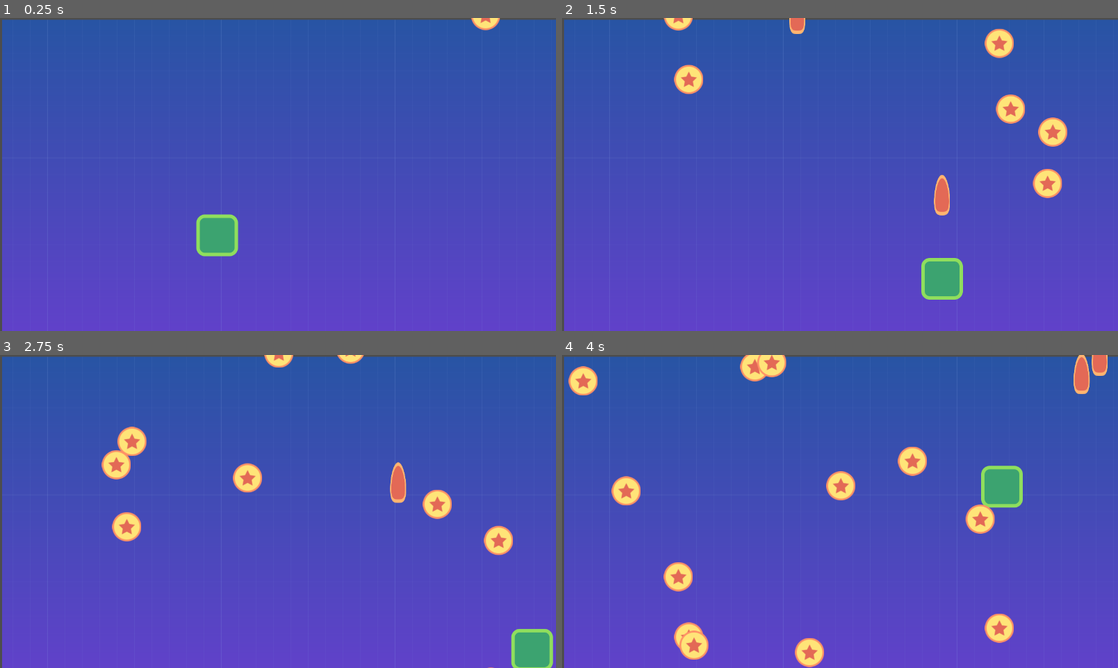
Above: before the commit, frames 1-4 (two rows, left to right).
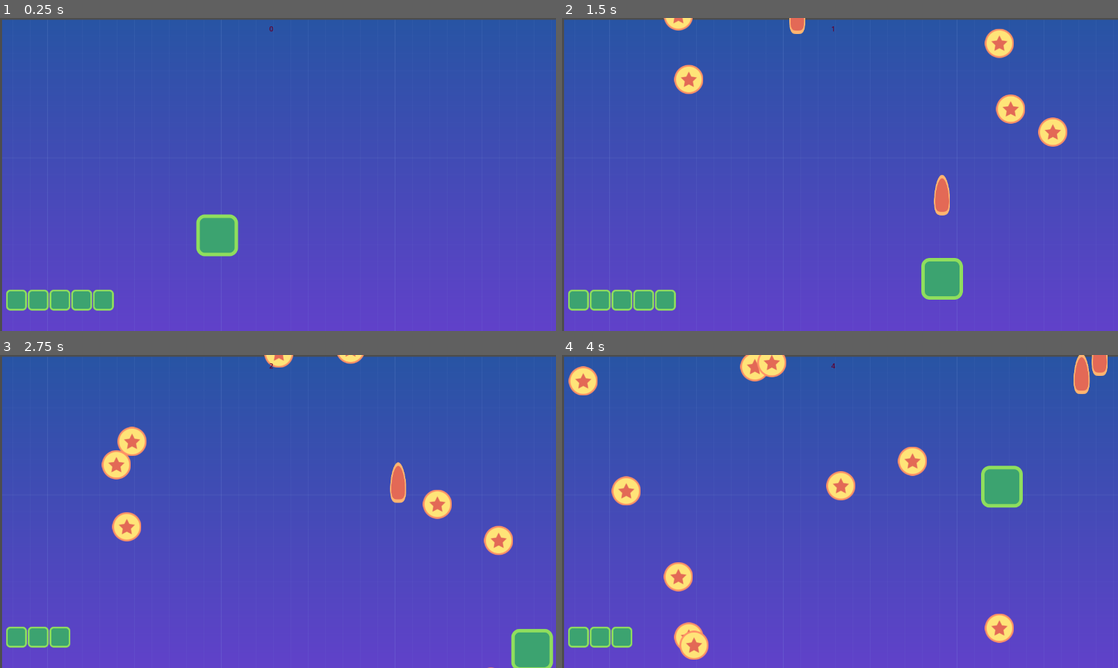
Above: after the commit, the same moments.

Repository: sjmjys954646/godot_practice
Game: Godot game, scene res://tscn/level.tscn
The game is run twice, just before and just after one commit, with the same random seed, the same clock (stepped at 60 frames per second) and the same inputs.
Inputs:
- Up to frame 1 (0.25 s): no input
- Up to frame 2 (1.5 s): hold Right (right) 0.53-1.28 s; tap Space (shoot) at 0.6, 1.35 s; hold Down (down) from 1.28 s (still down)
- Up to frame 3 (2.75 s): release Down (down) at 2.03 s; hold Right (right) from 2.03 s (still down); tap Space (shoot) at 2.1 s
- Up to frame 4 (4 s): release Right (right) at 2.78 s; hold Up (up) 2.78-3.53 s; tap Space (shoot) at 2.85, 3.6 s; hold Left (left) from 3.53 s (still down)

The runs differ from the first frame. In frame 1, 1.4% of the frame differs, in the area x 1-90%, y 0-94%; in frame 2, 1.7%, in the area x 1-90%, y 2-94%; in frame 3, 1.2%; in frame 4, 1.6%.

Commit message:
feat : finish toy project

Diff:
--- /dev/null
+++ b/global/global.gd
@@ -0,0 +1,3 @@
+extends Node
+
+var score := 0
--- a/project.godot
+++ b/project.godot
@@ -14,6 +14,10 @@
 run/main_scene="res://tscn/level.tscn"
 config/features=PackedStringArray("4.3", "Forward Plus")
 config/icon="res://icon.svg"
+
+[autoload]
+
+Global="*res://global/global.gd"
 
 [display]
 
@@ -52,3 +56,10 @@
 , Object(InputEventMouseButton,"resource_local_to_scene":false,"resource_name":"","device":-1,"window_id":0,"alt_presse …(244 unchanged characters)…
 ]
 }
+
+[layer_names]
+
+2d_physics/layer_1="Player"
+2d_physics/layer_2="Coin"
+2d_physics/layer_3="Wall"
+2d_physics/layer_4="Laser"
--- a/src/coin.gd
+++ b/src/coin.gd
@@ -2,10 +2,10 @@
 
 var speed
 
+signal collision
 # Called when the node enters the scene tree for the first time.
 func _ready() -> void:
 	var rng := RandomNumberGenerator.new()
-
 	var width = get_viewport().get_visible_rect().size[0]
 	var random_x = rng.randi_range(0, width)
 	var random_y = rng.randi_range(-150, -50)
@@ -18,5 +18,9 @@
 	position += Vector2(0, 1.0) * speed * delta
 
 
-#func _on_body_entered(body: Node2D) -> void:
-	#print(Node2D)
+func _on_body_entered(body: Node2D) -> void:
+	collision.emit()
+
+func _on_area_entered(area: Area2D) -> void:
+	area.queue_free()
+	queue_free()
--- /dev/null
+++ b/src/game_over.gd
@@ -0,0 +1,15 @@
+extends Control
+
+var level_scene : PackedScene = load("res://tscn/level.tscn")
+
+func _ready() :
+	$CenterContainer/VBoxContainer/Label2.text = "Score " + str(Global.score)
+
+# Called every frame. 'delta' is the elapsed time since the previous frame.
+func _process(_delta: float) -> void:
+	if Input.is_action_just_pressed("shoot") :
+		get_tree().change_scene_to_packed(level_scene)
+
+func _input(event) :
+	if event.is_action_just_pressed("shoot") :
+		get_tree().change_scene_to_packed(level_scene)
--- a/src/level.gd
+++ b/src/level.gd
@@ -3,9 +3,21 @@
 var coin_scene: PackedScene = load("res://tscn/coin.tscn")
 var laser_scene: PackedScene = load("res://tscn/laser.tscn")
 
+var health: int = 5
+
+func _ready() :
+	get_tree().call_group('UI', 'set_health', health)
+
 func _on_timer_timeout() -> void:
 	var coin = coin_scene.instantiate()
 	$Coins.add_child(coin)
+	coin.connect('collision', _on_coin_collision)
+
+func _on_coin_collision():
+	health -= 1
+	get_tree().call_group('UI', 'set_health', health)
+	if health <= 0 :
+		get_tree().change_scene_to_file("res://tscn/game_over.tscn")
 
 
 func _on_player_laser(pos) -> void:
--- /dev/null
+++ b/src/ui.gd
@@ -0,0 +1,19 @@
+extends CanvasLayer
+
+static var image = load("res://start-assets/player.png")
+var time_elapsed := 0
+
+func set_health(amount) :
+	for child in $HBoxContainer.get_children() :
+		child.queue_free()
+
+	for i in amount :
+		var text_rect = TextureRect.new()
+		text_rect.texture = image
+		$HBoxContainer.add_child(text_rect)
+
+
+func _on_score_timer_timeout() -> void:
+	time_elapsed += 1
+	$MarginContainer/Label.text = str(time_elapsed)
+	Global.score = time_elapsed
--- a/tscn/coin.tscn
+++ b/tscn/coin.tscn
@@ -7,6 +7,8 @@
 radius = 34.0147
 
 [node name="Coin" type="Area2D"]
+collision_layer = 2
+collision_mask = 9
 script = ExtResource("1_38hm1")
 
 [node name="Sprite2D" type="Sprite2D" parent="."]
@@ -15,4 +17,5 @@
 [node name="CollisionShape2D" type="CollisionShape2D" parent="."]
 shape = SubResource("CircleShape2D_0pqvn")
 
+[connection signal="area_entered" from="." to="." method="_on_area_entered"]
 [connection signal="body_entered" from="." to="." method="_on_body_entered"]
--- /dev/null
+++ b/tscn/game_over.tscn
@@ -0,0 +1,62 @@
+[gd_scene load_steps=2 format=3 uid="uid://5r24iglw51w7"]
+
+[ext_resource type="Script" path="res://src/game_over.gd" id="1_idude"]
+
+[node name="GameOver" type="Control"]
+layout_mode = 3
+anchors_preset = 15
+anchor_right = 1.0
+anchor_bottom = 1.0
+grow_horizontal = 2
+grow_vertical = 2
+script = ExtResource("1_idude")
+
+[node name="ColorRect" type="ColorRect" parent="."]
+layout_mode = 0
+offset_right = 1280.0
+offset_bottom = 720.0
+
+[node name="CenterContainer" type="CenterContainer" parent="."]
+layout_mode = 1
+anchors_preset = 15
+anchor_right = 1.0
+anchor_bottom = 1.0
+grow_horizontal = 2
+grow_vertical = 2
+
+[node name="VBoxContainer" type="VBoxContainer" parent="CenterContainer"]
+layout_mode = 2
+
+[node name="Label" type="Label" parent="CenterContainer/VBoxContainer"]
+layout_mode = 2
+theme_override_colors/font_color = Color(0, 0, 0, 1)
+theme_override_font_sizes/font_size = 46
+text = "Game Over
+"
+horizontal_alignment = 1
+
+[node name="Label2" type="Label" parent="CenterContainer/VBoxContainer"]
+layout_mode = 2
+theme_override_colors/font_color = Color(0, 0, 0, 1)
+theme_override_font_sizes/font_size = 46
+text = "Score 0
+"
+horizontal_alignment = 1
+
+[node name="MarginContainer" type="MarginContainer" parent="."]
+layout_mode = 1
+anchors_preset = 7
+anchor_left = 0.5
+anchor_top = 1.0
+anchor_right = 0.5
+anchor_bottom = 1.0
+offset_left = -99.5
+offset_top = -40.0
+offset_right = 99.5
+grow_horizontal = 2
+grow_vertical = 0
+
+[node name="Label" type="Label" parent="MarginContainer"]
+layout_mode = 2
+theme_override_colors/font_color = Color(0, 0, 0, 1)
+text = "Press Space to start again"
--- a/tscn/laser.tscn
+++ b/tscn/laser.tscn
@@ -9,6 +9,8 @@
 
 [node name="Laser" type="Area2D"]
 position = Vector2(13, 0)
+collision_layer = 8
+collision_mask = 2
 script = ExtResource("1_xjy0w")
 
 [node name="Sprite2D" type="Sprite2D" parent="."]
--- a/tscn/level.tscn
+++ b/tscn/level.tscn
@@ -3,7 +3,7 @@
 [ext_resource type="PackedScene" uid="uid://bggg0rwoit3pj" path="res://tscn/player.tscn" id="1_4n8mt"]
 [ext_resource type="Script" path="res://src/level.gd" id="1_5w7ji"]
 [ext_resource type="Texture2D" uid="uid://di2a1lmof3472" path="res://start-assets/background.png" id="1_kfdib"]
-[ext_resource type="PackedScene" uid="uid://bvphqm0gk3q8o" path="res://tscn/coin.tscn" id="2_w262m"]
+[ext_resource type="PackedScene" uid="uid://dwgkoqardnek4" path="res://tscn/ui.tscn" id="5_1fsnp"]
 
 [sub_resource type="RectangleShape2D" id="RectangleShape2D_yapx3"]
 size = Vector2(1925.06, 20)
@@ -17,16 +17,16 @@
 [node name="BG" type="Sprite2D" parent="."]
 position = Vector2(965, 544)
 texture = ExtResource("1_kfdib")
-
-[node name="Coin" parent="." instance=ExtResource("2_w262m")]
-position = Vector2(943, 420)
+metadata/_edit_lock_ = true
 
 [node name="Player" parent="." instance=ExtResource("1_4n8mt")]
 position = Vector2(-1, -1)
 
 [node name="border" type="Node2D" parent="."]
+metadata/_edit_lock_ = true
 
 [node name="StaticBody2D" type="StaticBody2D" parent="border"]
+collision_layer = 4
 
 [node name="CollisionShape2D" type="CollisionShape2D" parent="border/StaticBody2D"]
 position = Vector2(962, -15)
@@ -34,6 +34,7 @@
 
 [node name="StaticBody2D2" type="StaticBody2D" parent="border"]
 position = Vector2(1, 759)
+collision_layer = 4
 
 [node name="CollisionShape2D" type="CollisionShape2D" parent="border/StaticBody2D2"]
 position = Vector2(954, -23)
@@ -41,6 +42,7 @@
 
 [node name="StaticBody2D3" type="StaticBody2D" parent="border"]
 position = Vector2(15, 1265)
+collision_layer = 4
 
 [node name="CollisionShape2D" type="CollisionShape2D" parent="border/StaticBody2D3"]
 position = Vector2(-33, -725)
@@ -48,6 +50,7 @@
 
 [node name="StaticBody2D4" type="StaticBody2D" parent="border"]
 position = Vector2(1341, 1226)
+collision_layer = 4
 
 [node name="CollisionShape2D" type="CollisionShape2D" parent="border/StaticBody2D4"]
 position = Vector2(-33, -725)
@@ -58,8 +61,12 @@
 autostart = true
 
 [node name="Coins" type="Node2D" parent="."]
+metadata/_edit_lock_ = true
 
 [node name="Lasers" type="Node2D" parent="."]
+metadata/_edit_lock_ = true
+
+[node name="UI" parent="." instance=ExtResource("5_1fsnp")]
 
 [connection signal="laser" from="Player" to="." method="_on_player_laser"]
 [connection signal="timeout" from="Timer" to="." method="_on_timer_timeout"]
--- a/tscn/player.tscn
+++ b/tscn/player.tscn
@@ -4,6 +4,7 @@
 [ext_resource type="Script" path="res://src/player.gd" id="1_b2gaa"]
 
 [node name="Player" type="CharacterBody2D"]
+collision_mask = 6
 script = ExtResource("1_b2gaa")
 
 [node name="PlayerImage" type="Sprite2D" parent="."]
--- /dev/null
+++ b/tscn/ui.tscn
@@ -0,0 +1,39 @@
+[gd_scene load_steps=2 format=3 uid="uid://dwgkoqardnek4"]
+
+[ext_resource type="Script" path="res://src/ui.gd" id="1_m065t"]
+
+[node name="UI" type="CanvasLayer" groups=["UI"]]
+script = ExtResource("1_m065t")
+
+[node name="MarginContainer" type="MarginContainer" parent="."]
+anchors_preset = 5
+anchor_left = 0.5
+anchor_right = 0.5
+offset_left = -20.0
+offset_right = 20.0
+offset_bottom = 40.0
+grow_horizontal = 2
+theme_override_constants/margin_top = 10
+
+[node name="Label" type="Label" parent="MarginContainer"]
+layout_mode = 2
+theme_override_colors/font_color = Color(0.384951, 7.21961e-08, 0.175727, 1)
+text = "0
+"
+
+[node name="HBoxContainer" type="HBoxContainer" parent="."]
+anchors_preset = 2
+anchor_top = 1.0
+anchor_bottom = 1.0
+offset_left = 14.0
+offset_top = -95.0
+offset_right = 510.0
+offset_bottom = 1.0
+grow_vertical = 0
+scale = Vector2(0.5, 0.5)
+size_flags_vertical = 8
+
+[node name="ScoreTimer" type="Timer" parent="."]
+autostart = true
+
+[connection signal="timeout" from="ScoreTimer" to="." method="_on_score_timer_timeout"]
